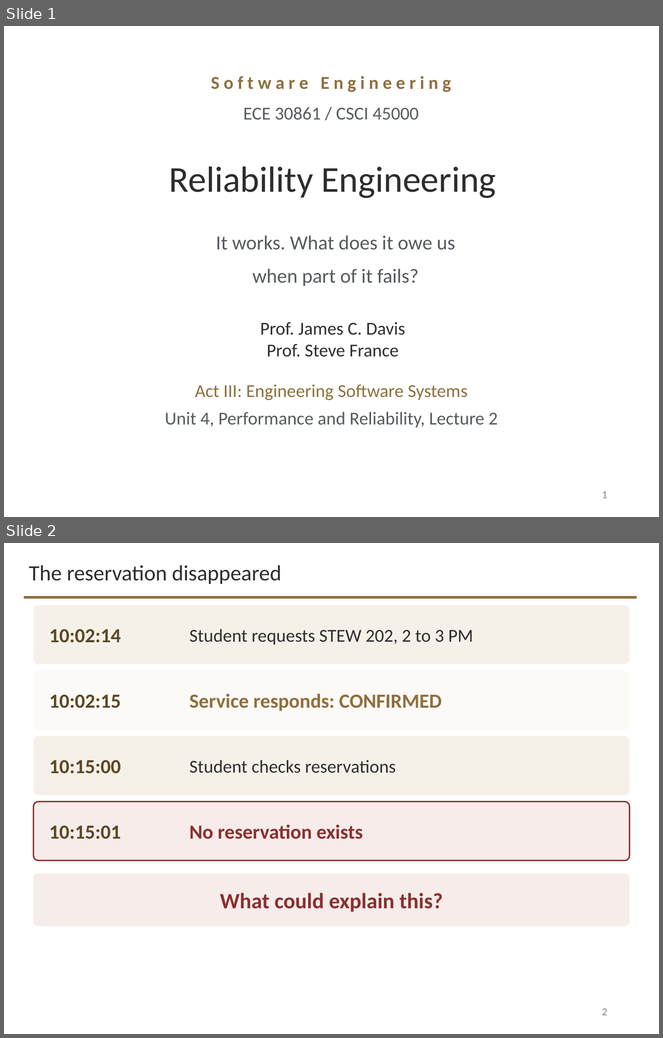
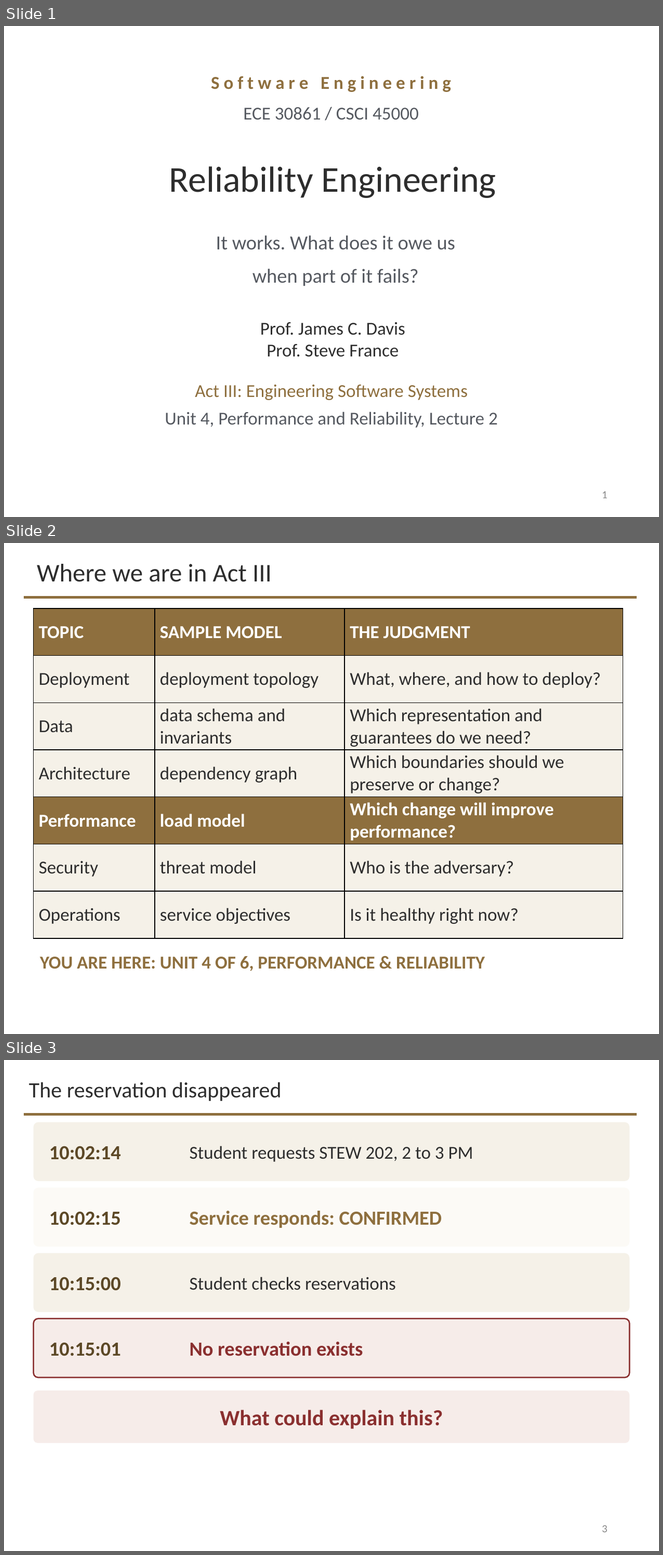
Before and after one commit to davisjam/model-based-agentic-software-engineering, a slide deck: course/lectures/act-3-software-in-the-world/04-performance-and-reliability/3-4-Performance-and-Reliability-2-Reliability-Engineering.pptx. Shown one above the other, each under a label of ours: slides 1 and 2 before the commit, slides 1, 2 and 3 after it. The pictures are 663x1038 and 663x1555 pixels, drawn with LibreOffice and Linux fonts; fonts in the diff are those of the drawing; background and template pictures are left out. Boxes give left, top, right and bottom in pixels: in the first picture for what was removed or moved away, otherwise in the second. Text is boxed around its words. In the diff, an @@ line names an element or a change of style, - is before the commit and + after.

```diff
--- a/course/lectures/act-3-software-in-the-world/04-performance-and-reliability/3-4-Performance-and-Reliability-2-Reliability-Engineering.pptx
+++ b/course/lectures/act-3-software-in-the-world/04-performance-and-reliability/3-4-Performance-and-Reliability-2-Reliability-Engineering.pptx
@@ slide 2 added at (4, 543, 659, 1034), background #FFFFFF; not listed: 1 template element that a slide beside it also shows @@
@@ title added at (37, 564, 272, 582), 28 pt, text #2D2D2D @@
+Where we are in Act III
@@ table added at (34, 609, 623, 939), 7 rows, 3 columns @@
+TOPIC | SAMPLE MODEL | THE JUDGMENT
+Deployment | deployment topology | What, where, and how to deploy?
+Data | data schema and invariants | Which representation and guarantees do we need?
+Architecture | dependency graph | Which boundaries should we preserve or change?
+Performance | load model | Which change will improve performance?
+Security | threat model | Who is the adversary?
+Operations | service objectives | Is it healthy right now?
@@ text added at (40, 956, 485, 971), 20 pt, text #8E6F3E, bold @@
+YOU ARE HERE: UNIT 4 OF 6, PERFORMANCE & RELIABILITY
@@ what was slide 2 is now slide 3 @@
@@ page number at (602, 1525, 608, 1533): text changed @@
-2
+3
```
